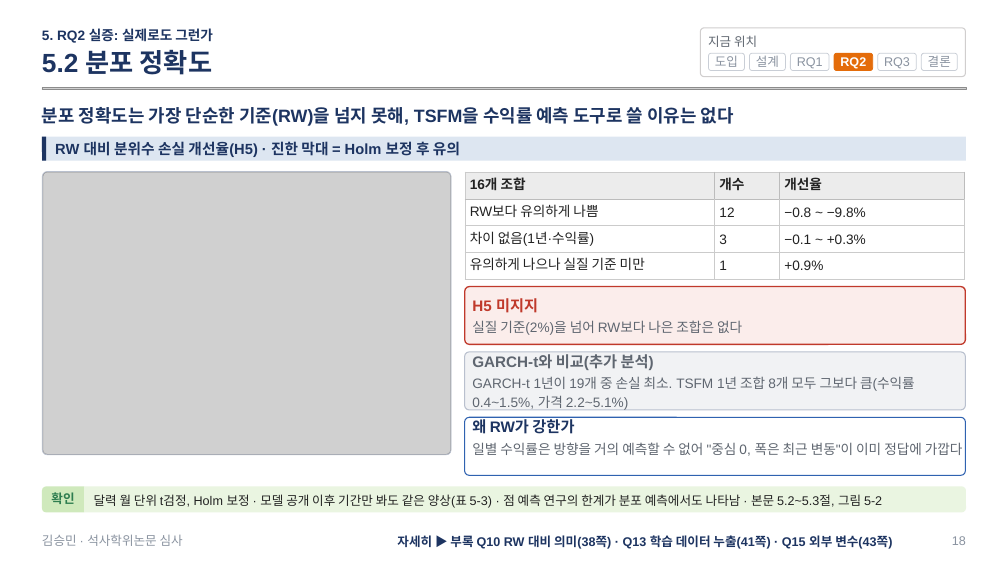
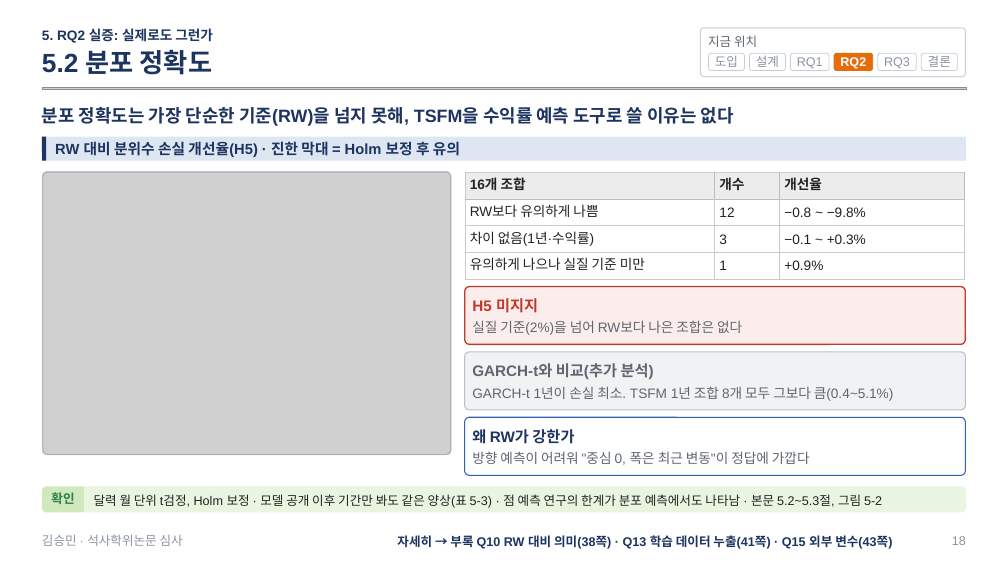
Before and after one commit to sapzzil/Master-thesis, a slide deck: slide 18 of 05_논문작성/석사학위논문 심사 발표.pptx. Drawn at 1008x567 pixels with LibreOffice and Linux fonts; fonts in the diff are those of the drawing; grey boxes stand for pictures. Boxes give left, top, right and bottom in pixels: in the first picture for what was removed or moved away, otherwise in the second. Text is boxed around its words. In the diff, an @@ line names an element or a change of style, - is before the commit and + after.

```diff
--- a/05_논문작성/석사학위논문 심사 발표.pptx
+++ b/05_논문작성/석사학위논문 심사 발표.pptx
@@ text "GARCH-t와 비교(추가 분석)": place and size @@
-text "GARCH-t와 비교(추가 분석)" at <box>472,354,654,370</box>
+text "GARCH-t와 비교(추가 분석)" at <box>472,363,654,379</box>
@@ text at <box>472,386,893,401</box>: text changed @@
-GARCH-t 1년이 19개 중 손실 최소. TSFM 1년 조합 8개 모두 그보다 큼(수익률 0.4~1.5%, 가격 2.2~5.1%)
+GARCH-t 1년이 손실 최소. TSFM 1년 조합 8개 모두 그보다 큼(0.4~5.1%)
@@ text "왜 RW가 강한가": place and size @@
-text "왜 RW가 강한가" at <box>472,417,574,434</box>
+text "왜 RW가 강한가" at <box>472,429,574,444</box>
@@ text at <box>472,451,810,465</box>: text changed @@
-일별 수익률은 방향을 거의 예측할 수 없어 "중심 0, 폭은 최근 변동"이 이미 정답에 가깝다
+방향 예측이 어려워 "중심 0, 폭은 최근 변동"이 정답에 가깝다
@@ text at <box>397,535,892,549</box>: text changed @@
-자세히 ▶ 부록 Q10 RW 대비 의미(38쪽) · Q13 학습 데이터 누출(41쪽) · Q15 외부 변수(43쪽)
+자세히 → 부록 Q10 RW 대비 의미(38쪽) · Q13 학습 데이터 누출(41쪽) · Q15 외부 변수(43쪽)
```
Also in this commit, not shown: 35 other slides changed, 1 other file.
